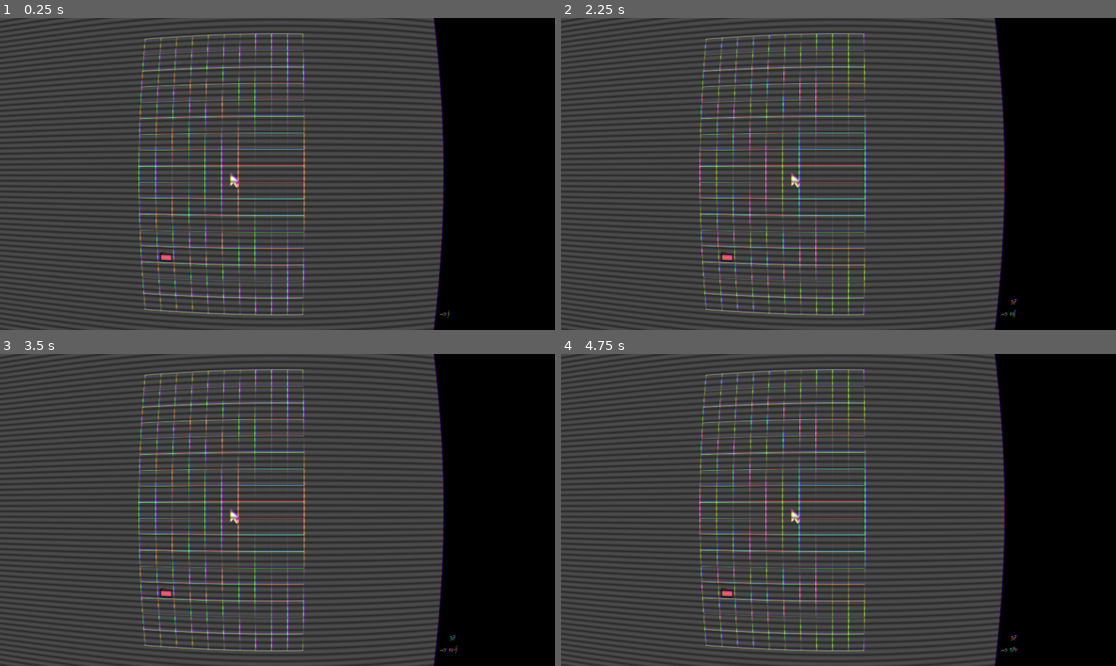
Above: before the commit, frames 1-4 (two rows, left to right).
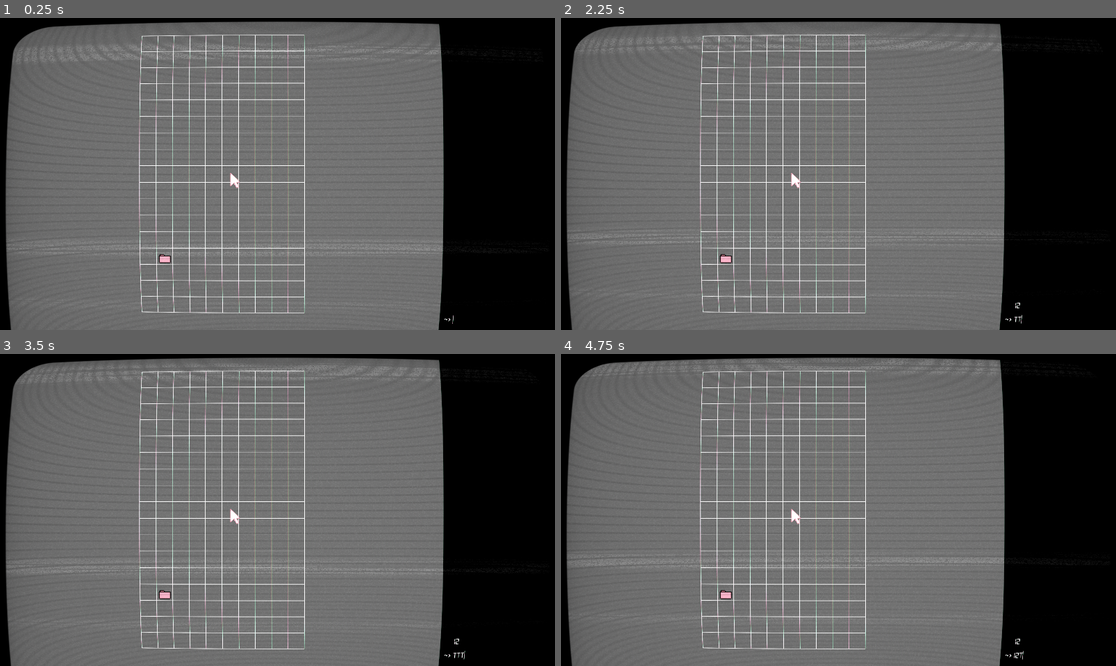
Above: after the commit, the same moments.

Repository: jwikiera/ggj23_root
Game: Godot game, scene res://Scenes/MainScene.tscn
The game is run twice, just before and just after one commit, with the same random seed, the same clock (stepped at 60 frames per second) and the same inputs. The engine's default icon, where the game draws it, is replaced by a stand-in: a white triangle on a blue panel in a dark square.
Inputs (mouse positions are in pixels of both pictures, inside the frame that each line leads up to):
- Up to frame 1 (0.25 s): no input
- Up to frame 2 (2.25 s): click (1071, 323) at 0.52 s; type "12" at 0.6 s; tap Enter at 1.25 s; hold Right (ui_right) 1.28-2.03 s; tap T at 1.35, 2.1 s; hold Down (console_down) from 2.03 s (still down)
- Up to frame 3 (3.5 s): release Down (console_down) at 2.78 s; hold Right (ui_right) from 2.78 s (still down); tap T at 2.85 s
- Up to frame 4 (4.75 s): release Right (ui_right) at 3.53 s; hold Up (console_up) 3.53-4.28 s; tap T at 3.6, 4.35 s; hold Left (ui_left) from 4.28 s (still down)

The runs differ from the first frame. In frame 1, 78% of the frame differs, in the area x 0-84%, y 0-100%; in frame 2, 78%; in frame 3, 78%; in frame 4, 79%.

Commit message:
changed shader, changed and adjusted font

Diff:
--- a/godot_project/Scenes/MainScene.tscn
+++ b/godot_project/Scenes/MainScene.tscn
@@ -41,6 +41,261 @@
 shader = SubResource( 3 )
 shader_param/scan_line_count = 50.0
 
+[sub_resource type="Shader" id=4]
+code = "/*
+Shader from Godot Shaders - the free shader library.
+godotshaders.com/shader/VHS-and-CRT-monitor-effect
+
+This shader is under CC0 license. Feel free to use, improve and
+change this shader according to your needs and consider sharing
+the modified result to godotshaders.com.
+*/
+
+shader_type canvas_item;
+
+//*** IMPORTANT! ***/
+// - If you are using this shader to affect the node it is applied to set 'overlay' to false (unchecked in the instepctor).
+// - If you are using this shader as an overlay, and want the shader to affect the nodes below in the Scene hierarchy,
+//   set 'overlay' to true (checked in the inspector).
+// On Mac there is potentially a bug causing this to not work properly. If that is the case and you want to use the shader as an overlay
+// change all \"overlay ? SCREEN_TEXTURE : TEXTURE\" to only \"SCREEN_TEXTURE\" on lines 129-140, and \"vec2 uv = overlay ? warp(SCREEN_UV) : warp(UV);\"
+// to \"vec2 uv = warp(SCREEN_UV);\" on line 98.
+uniform bool overlay = true;
+
+uniform float scanlines_opacity : hint_range(0.0, 1.0) = 0.1;
+uniform float scanlines_width : hint_range(0.0, 0.5) = 0.05;
+uniform float grille_opacity : hint_range(0.0, 1.0) = 0.01;
+uniform vec2 resolution = vec2(640.0, 480.0); // Set the number of rows and columns the texture will be divided in. Scanlines and grille will make a square based on these values
+
+uniform bool pixelate = false; // Fill each square (\"pixel\") with a sampled color, creating a pixel look and a more accurate representation of how a CRT monitor would work.
+
+uniform bool roll = true;
+uniform float roll_speed = 0.5; // Positive values are down, negative are up
+uniform float roll_size : hint_range(0.0, 100.0) = 30.0;
+uniform float roll_variation : hint_range(0.1, 5.0) = 0.3; // This valie is not an exact science. You have to play around with the value to find a look you like. How this works is explained in the code below.
+uniform float distort_intensity : hint_range(0.0, 0.2) = 0; // The distortion created by the rolling effect.
+
+uniform float noise_opacity : hint_range(0.0, 1.0) = 0.1;
+uniform float noise_speed = 5.0; // There is a movement in the noise pattern that can be hard to see first. This sets the speed of that movement.
+
+uniform float static_noise_intensity : hint_range(0.0, 1.0) = 0.03;
+
+uniform float aberration : hint_range(-1.0, 1.0) = 0.001; // Chromatic aberration, a distortion on each color channel.
+uniform float brightness = 1.4; // When adding scanline gaps and grille the image can get very dark. Brightness tries to compensate for that.
+uniform bool discolor = true; // Add a discolor effect simulating a VHS
+
+uniform float warp_amount :hint_range(0.0, 5.0) = 0.3; // Warp the texture edges simulating the curved glass of a CRT monitor or old TV.
+uniform bool clip_warp = false;
+
+uniform float vignette_intensity = 0.1; // Size of the vignette, how far towards the middle it should go.
+uniform float vignette_opacity : hint_range(0.0, 1.0) = 0.5;
+
+// Used by the noise functin to generate a pseudo random value between 0.0 and 1.0
+vec2 random(vec2 uv){
+    uv = vec2( dot(uv, vec2(127.1,311.7) ),
+               dot(uv, vec2(269.5,183.3) ) );
+    return -1.0 + 2.0 * fract(sin(uv) * 43758.5453123);
+}
+
+// Generate a Perlin noise used by the distortion effects
+float noise(vec2 uv) {
+    vec2 uv_index = floor(uv);
+    vec2 uv_fract = fract(uv);
+
+    vec2 blur = smoothstep(0.0, 1.0, uv_fract);
+
+    return mix( mix( dot( random(uv_index + vec2(0.0,0.0) ), uv_fract - vec2(0.0,0.0) ),
+                     dot( random(uv_index + vec2(1.0,0.0) ), uv_fract - vec2(1.0,0.0) ), blur.x),
+                mix( dot( random(uv_index + vec2(0.0,1.0) ), uv_fract - vec2(0.0,1.0) ),
+                     dot( random(uv_index + vec2(1.0,1.0) ), uv_fract - vec2(1.0,1.0) ), blur.x), blur.y) * 0.5 + 0.5;
+}
+
+// Takes in the UV and warps the edges, creating the spherized effect
+vec2 warp(vec2 uv){
+	vec2 delta = uv - 0.5;
+	float delta2 = dot(delta.xy, delta.xy);
+	float delta4 = delta2 * delta2;
+	float delta_offset = delta4 * warp_amount;
+
+	return uv + delta * delta_offset;
+}
+
+// Adds a black border to hide stretched pixel created by the warp effect
+float border (vec2 uv){
+	float radius = min(warp_amount, 0.08);
+	radius = max(min(min(abs(radius * 2.0), abs(1.0)), abs(1.0)), 1e-5);
+	vec2 abs_uv = abs(uv * 2.0 - 1.0) - vec2(1.0, 1.0) + radius;
+	float dist = length(max(vec2(0.0), abs_uv)) / radius;
+	float square = smoothstep(0.96, 1.0, dist);
+	return clamp(1.0 - square, 0.0, 1.0);
+}
+
+// Adds a vignette shadow to the edges of the image
+float vignette(vec2 uv){
+	uv *= 1.0 - uv.xy;
+	float vignette = uv.x * uv.y * 15.0;
+	return pow(vignette, vignette_intensity * vignette_opacity);
+}
+
+void fragment()
+{
+	vec2 uv = overlay ? warp(SCREEN_UV) : warp(UV); // Warp the uv. uv will be used in most cases instead of UV to keep the warping
+	vec2 text_uv = uv;
+	vec2 roll_uv = vec2(0.0);
+	float time = roll ? TIME : 0.0;
+
+
+	// Pixelate the texture based on the given resolution.
+	if (pixelate)
+	{
+		text_uv = ceil(uv * resolution) / resolution;
+	}
+
+	// Create the rolling effect. We need roll_line a bit later to make the noise effect.
+	// That is why this runs if roll is true OR noise_opacity is over 0.
+	float roll_line = 0.0;
+	if (roll || noise_opacity > 0.0)
+	{
+		// Create the areas/lines where the texture will be distorted.
+		roll_line = smoothstep(0.3, 0.9, sin(uv.y * roll_size - (time * roll_speed) ) );
+		// Create more lines of a different size and apply to the first set of lines. This creates a bit of variation.
+		roll_line *= roll_line * smoothstep(0.3, 0.9, sin(uv.y * roll_size * roll_variation - (time * roll_speed * roll_variation) ) );
+		// Distort the UV where where the lines are
+		roll_uv = vec2(( roll_line * distort_intensity * (1.-UV.x)), 0.0);
+	}
+
+	vec4 text;
+	if (roll)
+	{
+		// If roll is true distort the texture with roll_uv. The texture is split up into RGB to
+		// make some chromatic aberration. We apply the aberration to the red and green channels accorging to the aberration parameter
+		// and intensify it a bit in the roll distortion.
+		text.r = texture(SCREEN_TEXTURE, text_uv + roll_uv * 0.8 + vec2(aberration, 0.0) * .1).r;
+		text.g = texture(SCREEN_TEXTURE, text_uv + roll_uv * 1.2 - vec2(aberration, 0.0) * .1 ).g;
+		text.b = texture(SCREEN_TEXTURE, text_uv + roll_uv).b;
+		text.a = 1.0;
+	}
+	else
+	{
+		// If roll is false only apply the aberration without any distorion. The aberration values are very small so the .1 is only
+		// to make the slider in the Inspector less sensitive.
+		text.r = texture(SCREEN_TEXTURE, text_uv + vec2(aberration, 0.0) * .1).r;
+		text.g = texture(SCREEN_TEXTURE, text_uv - vec2(aberration, 0.0) * .1).g;
+		text.b = texture(SCREEN_TEXTURE, text_uv).b;
+		text.a = 1.0;
+	}
+
+	float r = text.r;
+	float g = text.g;
+	float b = text.b;
+
+	uv = warp(UV);
+
+	// CRT monitors don't have pixels but groups of red, green and blue dots or lines, called grille. We isolate the texture's color channels
+	// and divide it up in 3 offsetted lines to show the red, green and blue colors next to each other, with a small black gap between.
+	if (grille_opacity > 0.0){
+
+		float g_r = smoothstep(0.85, 0.95, abs(sin(uv.x * (resolution.x * 3.14159265))));
+		r = mix(r, r * g_r, grille_opacity);
+
+		float g_g = smoothstep(0.85, 0.95, abs(sin(1.05 + uv.x * (resolution.x * 3.14159265))));
+		g = mix(g, g * g_g, grille_opacity);
+
+		float b_b = smoothstep(0.85, 0.95, abs(sin(2.1 + uv.x * (resolution.x * 3.14159265))));
+		b = mix(b, b * b_b, grille_opacity);
+
+	}
+
+	// Apply the grille to the texture's color channels and apply Brightness. Since the grille and the scanlines (below) make the image very dark you
+	// can compensate by increasing the brightness.
+	text.r = clamp(r * brightness, 0.0, 1.0);
+	text.g = clamp(g * brightness, 0.0, 1.0);
+	text.b = clamp(b * brightness, 0.0, 1.0);
+
+	// Scanlines are the horizontal lines that make up the image on a CRT monitor.
+	// Here we are actual setting the black gap between each line, which I guess is not the right definition of the word, but you get the idea
+	float scanlines = 0.5;
+	if (scanlines_opacity > 0.0)
+	{
+		// Same technique as above, create lines with sine and applying it to the texture. Smoothstep to allow setting the line size.
+		scanlines = smoothstep(scanlines_width, scanlines_width + 0.5, abs(sin(uv.y * (resolution.y * 3.14159265))));
+		text.rgb = mix(text.rgb, text.rgb * vec3(scanlines), scanlines_opacity);
+	}
+
+	// Apply the banded noise.
+	if (noise_opacity > 0.0)
+	{
+		// Generate a noise pattern that is very stretched horizontally, and animate it with noise_speed
+		float noise = smoothstep(0.4, 0.5, noise(uv * vec2(2.0, 200.0) + vec2(10.0, (TIME * (noise_speed))) ) );
+
+		// We use roll_line (set above) to define how big the noise should be vertically (multiplying cuts off all black parts).
+		// We also add in some basic noise with random() to break up the noise pattern above. The noise is sized according to
+		// the resolution value set in the inspector. If you don't like this look you can
+		// change \"ceil(uv * resolution) / resolution\" to only \"uv\" to make it less pixelated. Or multiply resolution with som value
+		// greater than 1.0 to make them smaller.
+		roll_line *= noise * scanlines * clamp(random((ceil(uv * resolution) / resolution) + vec2(TIME * 0.8, 0.0)).x + 0.8, 0.0, 1.0);
+		// Add it to the texture based on noise_opacity
+		text.rgb = clamp(mix(text.rgb, text.rgb + roll_line, noise_opacity), vec3(0.0), vec3(1.0));
+	}
+
+	// Apply static noise by generating it over the whole screen in the same way as above
+	if (static_noise_intensity > 0.0)
+	{
+		text.rgb += clamp(random((ceil(uv * resolution) / resolution) + fract(TIME)).x, 0.0, 1.0) * static_noise_intensity;
+	}
+
+	// Apply a black border to hide imperfections caused by the warping.
+	// Also apply the vignette
+	text.rgb *= border(uv);
+	text.rgb *= vignette(uv);
+	// Hides the black border and make that area transparent. Good if you want to add the the texture on top an image of a TV or monitor.
+	if (clip_warp)
+	{
+		text.a = border(uv);
+	}
+
+	// Apply discoloration to get a VHS look (lower saturation and higher contrast)
+	// You can play with the values below or expose them in the Inspector.
+	float saturation = 0.5;
+	float contrast = 1.2;
+	if (discolor)
+	{
+		// Saturation
+		vec3 greyscale = vec3(text.r + text.g + text.b) / 3.;
+		text.rgb = mix(text.rgb, greyscale, saturation);
+
+		// Contrast
+		float midpoint = pow(0.5, 2.2);
+		text.rgb = (text.rgb - vec3(midpoint)) * contrast + midpoint;
+	}
+
+	COLOR = text;
+}"
+
+[sub_resource type="ShaderMaterial" id=5]
+shader = SubResource( 4 )
+shader_param/overlay = true
+shader_param/scanlines_opacity = 0.1
+shader_param/scanlines_width = 0.05
+shader_param/grille_opacity = 0.01
+shader_param/resolution = Vector2( 640, 480 )
+shader_param/pixelate = false
+shader_param/roll = true
+shader_param/roll_speed = 0.5
+shader_param/roll_size = 30.0
+shader_param/roll_variation = 0.3
+shader_param/distort_intensity = 0.0
+shader_param/noise_opacity = 0.1
+shader_param/noise_speed = 5.0
+shader_param/static_noise_intensity = 0.03
+shader_param/aberration = 0.001
+shader_param/brightness = 1.4
+shader_param/discolor = true
+shader_param/warp_amount = 0.3
+shader_param/clip_warp = false
+shader_param/vignette_intensity = 0.1
+shader_param/vignette_opacity = 0.5
+
 [node name="MainScene" type="Node2D"]
 script = ExtResource( 1 )
 
@@ -50,6 +305,7 @@
 texture = ExtResource( 3 )
 
 [node name="CanvasLayer" type="CanvasLayer" parent="."]
+visible = false
 
 [node name="TextureRect" type="TextureRect" parent="CanvasLayer"]
 material = SubResource( 2 )
@@ -57,3 +313,12 @@
 margin_bottom = 1091.0
 texture = ExtResource( 2 )
 expand = true
+
+[node name="crt_shader" type="CanvasLayer" parent="."]
+
+[node name="TextureRect" type="TextureRect" parent="crt_shader"]
+material = SubResource( 5 )
+margin_right = 1922.0
+margin_bottom = 1270.0
+texture = ExtResource( 2 )
+expand = true
--- a/godot_project/Scripts/Console.gd
+++ b/godot_project/Scripts/Console.gd
@@ -19,9 +19,13 @@
 		get_viewport().size.y - input_node.rect_size.y - 13
 		))
 	input_node.rect_size.x = Globals.get_console_width()
-	var font = input_node.get_font("Calculator")
-	font.size = 25 #Globals.console_font_size
-	input_node.add_font_override("string_name", font)
+	#var font = input_node.get_font("Calculator")
+	#font.size = Globals.console_font_size
+	#input_node.add_font_override("string_name", font)
+#	print(Globals.console_font)
+#	input_node.theme.set_default_font(Globals.console_font)
+#	input_node.theme.set_font("lol", "Dynamic", Globals.console_font)
+	input_node.add_font_override("font", Globals.console_font)
 
 
 # Called every frame. 'delta' is the elapsed time since the previous frame.
@@ -126,7 +130,7 @@
 	return Globals.console_font.get_string_size(Globals.invite_text).x
 
 func draw_invite():
-	draw_string(Globals.console_font, Vector2(get_console_x(), get_viewport().size.y - Globals.console_font.get_height() / 2), Globals.invite_text)
+	draw_string(Globals.console_font, Vector2(get_console_x(), get_viewport().size.y - Globals.console_font.get_height() / 3), Globals.invite_text)
 
 func send_log(log_text: String):
 	message_history.append(log_text)
--- a/godot_project/Singletons/Globals.gd
+++ b/godot_project/Singletons/Globals.gd
@@ -11,7 +11,7 @@
 var _console_width: float = 20 #(percentage)
 var console_color: Color = Color(0, 0, 0)
 var console_font: DynamicFont
-var console_font_size = 26
+var console_font_size = 30
 var invite_text = '  ~> '
 var seed_ = 'ibib3fi3b'
 
@@ -32,7 +32,7 @@
 func _ready():
 	print("Globals ready")
 	console_font = DynamicFont.new()
-	console_font.font_data = load("res://Fonts/Calculator.ttf")
+	console_font.font_data = load("res://Fonts/digital-7.ttf") #load("res://Fonts/Calculator.ttf")
 	console_font.size = console_font_size
 	console = load("res://Scenes/Console.tscn").instance()
 	player = load("res://Player/Player.tscn").instance()
--- a/godot_project/Themes/console_input_theme.tres
+++ b/godot_project/Themes/console_input_theme.tres
@@ -9,7 +9,6 @@
 [sub_resource type="StyleBoxEmpty" id=3]
 
 [resource]
-default_font = ExtResource( 1 )
 LineEdit/colors/clear_button_color = Color( 0, 0, 0, 1 )
 LineEdit/colors/clear_button_color_pressed = Color( 0, 0, 0, 1 )
 LineEdit/colors/cursor_color = Color( 1, 1, 1, 1 )
Binary file added: godot_project/Fonts/digital-7.ttf
Not shown: 1 places in godot_project/Scenes/MainScene.tscn that only renumber resources
